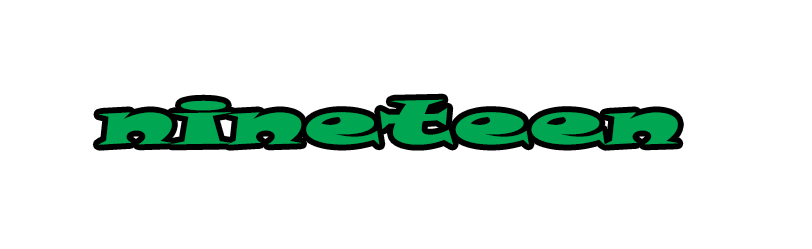
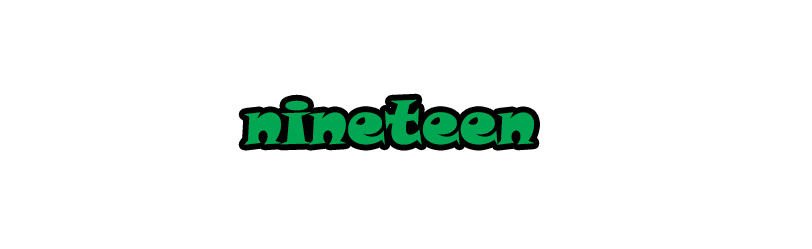
The second 812 x 249 image is a revision of the first. Changes to its layers:
painted on "nineteen" over [98, 99, 678, 145]
